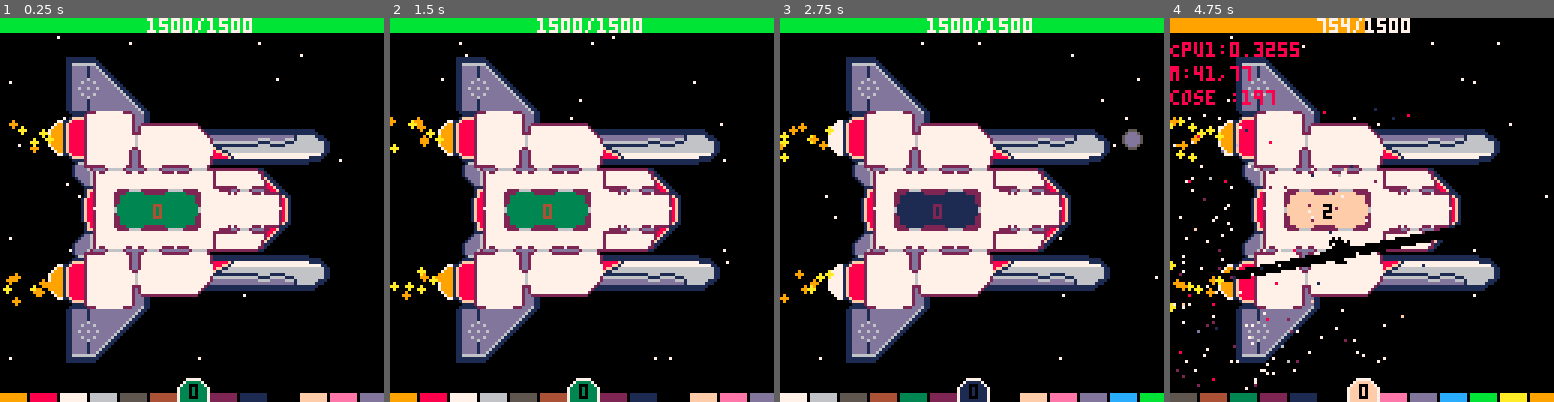
Above: before the commit, frames 1-4 (left to right).
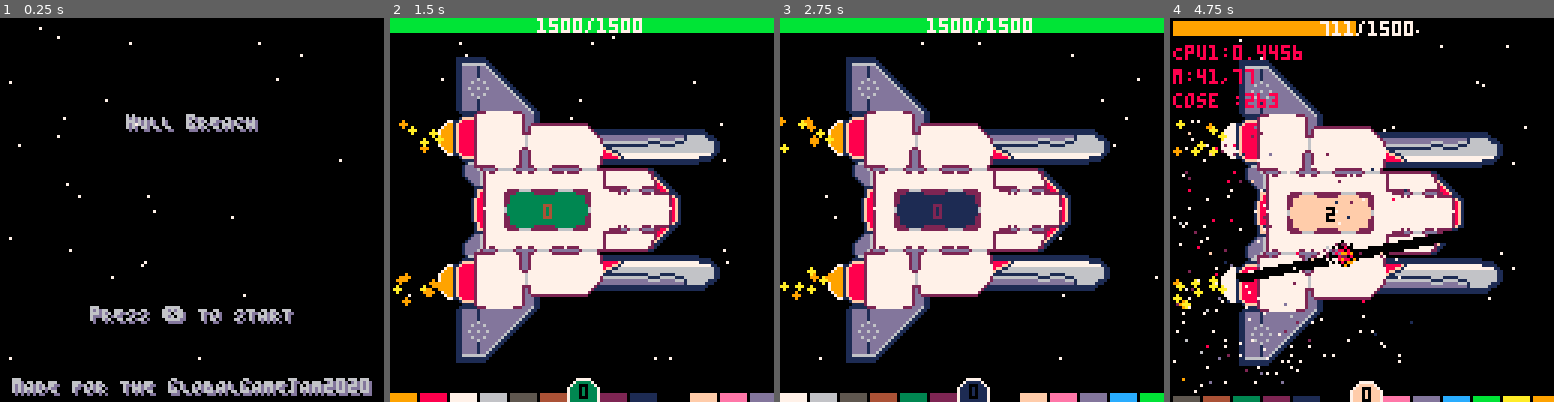
Above: after the commit, the same moments.

Repository: kiiro94/GGJ2020
Game: PICO-8 cartridge ggj2020.p8
Same seed, same stepped clock (60 frames per second), same inputs: the game is played once before the commit and once after it.
Inputs (mouse positions are in pixels of both pictures, inside the frame that each line leads up to):
- Up to frame 1 (0.25 s): no input
- Up to frame 2 (1.5 s): tap X (X key) at 0.33, 1.07 s; click (670, 121) at 0.67 s; tap O (Z key) at 0.7 s; click (436, 267) at 1.22 s
- Up to frame 3 (2.75 s): hold Right 1.6-2.1 s; tap O (Z key) at 1.7, 2.1, 2.5 s; click (887, 114) at 1.77 s; tap X (X key) at 1.85 s; hold Up 2.15-2.42 s; click (952, 259) at 2.32 s; hold Right from 2.47 s (still down)
- Up to frame 4 (4.75 s): click (1404, 106) at 2.87 s; tap O (Z key) every 0.4 s from 2.9 to 4.5 s; tap X (X key) at 2.97, 4.08 s; release Right at 3.03 s; hold Left 3.08-3.58 s; click (1465, 256) at 3.42 s; hold Down 3.63-3.97 s; click (1231, 102) at 3.97 s; hold Right 4.02-4.68 s; click (1292, 248) at 4.52 s; hold Up from 4.73 s (still down)

The runs differ from the first frame. In frame 1, 41% of the frame differs, in the area x 0-100%, y 0-100%; in frame 2, 0.7%; in frame 3, 1.4%; in frame 4, 20%.

Commit message:
added menu e cose

Diff:
--- a/ggj2020.p8
+++ b/ggj2020.p8
@@ -381,6 +381,9 @@
 end
 
 function _init()
+   menu = true
+   menuTransition = 0
+
    --clean memory
    memset(0x4300, 0, 0x1b00)
 
@@ -649,7 +652,7 @@
    end
 end
 
-function _update60()
+function updategame ()
    --mouse
    mx = stat(32)
    my = stat(33)
@@ -668,12 +671,9 @@
    updateParticles()
    updateStars()
    if (not selfdestruct) createBoosterParticles()
-   updateBots()
-   updateFires()
-
-
-
    if not gameover then
+	  updateBots()
+	  updateFires()
 	  if botButtonPressed == false then
 		 if (btn(4)) botButtonPressed = true
 		 if botButtonPressed == true then
@@ -683,39 +683,47 @@
 		 botButtonPressed = false
 		 if (btn(4)) botButtonPressed = true
 	  end
-   end
-…(5 lines of a section not shown)…
+
+	  if (laserone != nil) updateLaserone()
+	  if t%160==0 and rnd(100)<10 then
+		 if(laserone == nil) createLaserone()
+	  end
+	  if  t % 150 == 0 and not selfdestruct then
+		 createAsteroid()
+	  end
+	  if t % 800 == 0 and not selfdestruct then
+		 createFire()
+	  end
+	  updateAsteroid()
+   end
    if (btnp(0)) cycleBots(0)
    if (btnp(1)) cycleBots(1)
    if (btnp(3)) createLaserone()
-
    if selfdestruct and sdspeed < 2500 then selfDestruct() end
-
-
-   if (laserone != nil) updateLaserone()
-
-
-   if t%160==0 and rnd(100)<10 then
-	  if(laserone == nil) createLaserone()
-   end
-
-
-   if  t % 150 == 0 and not selfdestruct then
-      createAsteroid()
-   end
-
-   if t % 800 == 0 and not selfdestruct then
-      createFire()
-   end
-
-   updateAsteroid()
    if hp <= 0 then
       selfdestruct = true
    end
+end
+
+
+function updatemenu ()
+   updateStars()
+   if btnp(5) then
+	  menu = false
+   end
+   if menu==false then
+	  menuTransition += 1
+   end
+end
+
+
+function _update60()
+   if menu or menuTransition<60 then
+	  updatemenu()
+   else
+	  updategame()
+   end
+
 end
 
 
@@ -811,8 +819,7 @@
    end
 end
 
-
-function _draw()
+function drawgame()
    cls(shake.x%3)
 
    --draw layers
@@ -827,7 +834,7 @@
    end
    drawParticles()
 
-   if not selfdestruct or gameover then
+   if not selfdestruct and not gameover then
 	  for f in all(firePixels) do
 		 pset(f[1], f[2], rnd(2)+8)
 	  end
@@ -871,8 +878,13 @@
    end
 
 
-   local s = ""..score
-   print(s, 53-#s*2, 62, botCol + 1)
+   if not gameover then
+	  local s = ""..score
+	  print(s, 53-#s*2, 62, botCol + 1)
+   else
+	  local s = ""..score
+	  print(s, 64-#s*2, 68, 8)
+   end
 
 
    --debug
@@ -883,6 +895,28 @@
 	  print("cose :".. #particles , 0, 24, 8)
    end
 
+end
+function drawmenu()
+
+   if menu then
+	  cls()
+   end
+
+   print("hULL bREACH", 64+1-11*2, 32+1, 13)
+   print("hULL bREACH", 64-11*2, 32, 6)
+   print("pRESS ❎ TO START", 64+1-17*2, 96+1, 13)
+   print("pRESS ❎ TO START", 64-17*2,   96, 6)
+   print("mADE FOR THE gLOBALgAMEjAM2020", 64+1-30*2, 120+1, 13)
+   print("mADE FOR THE gLOBALgAMEjAM2020", 64  -30*2, 120, 6)
+   drawStars()
+end
+
+function _draw()
+	if menu or menuTransition<60 then
+	   drawmenu()
+	else
+	   drawgame()
+	end
 end
 
 
